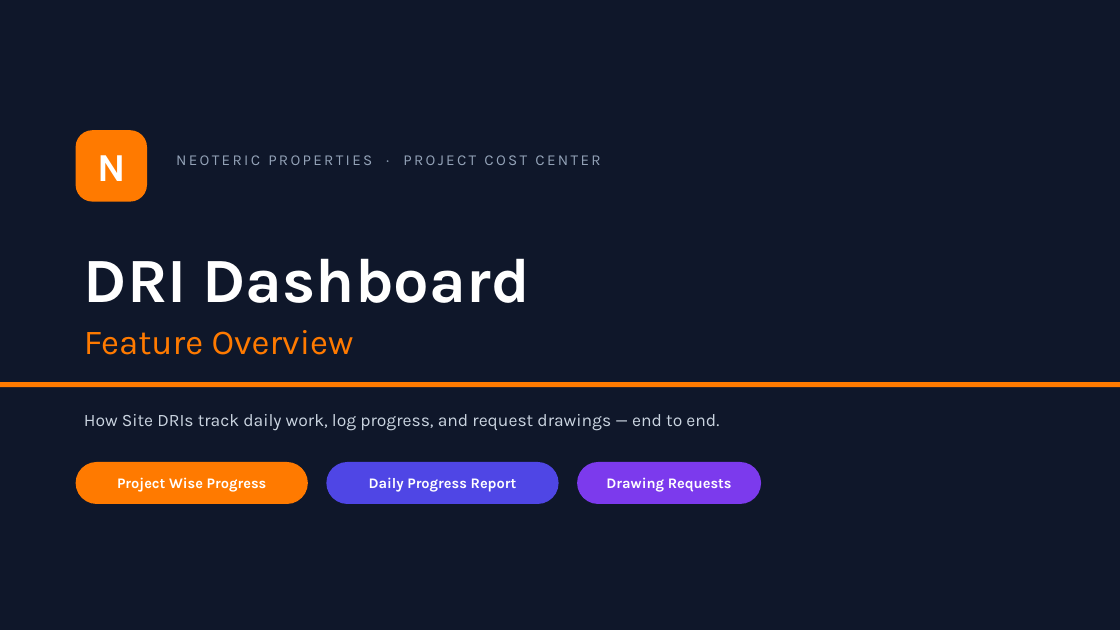
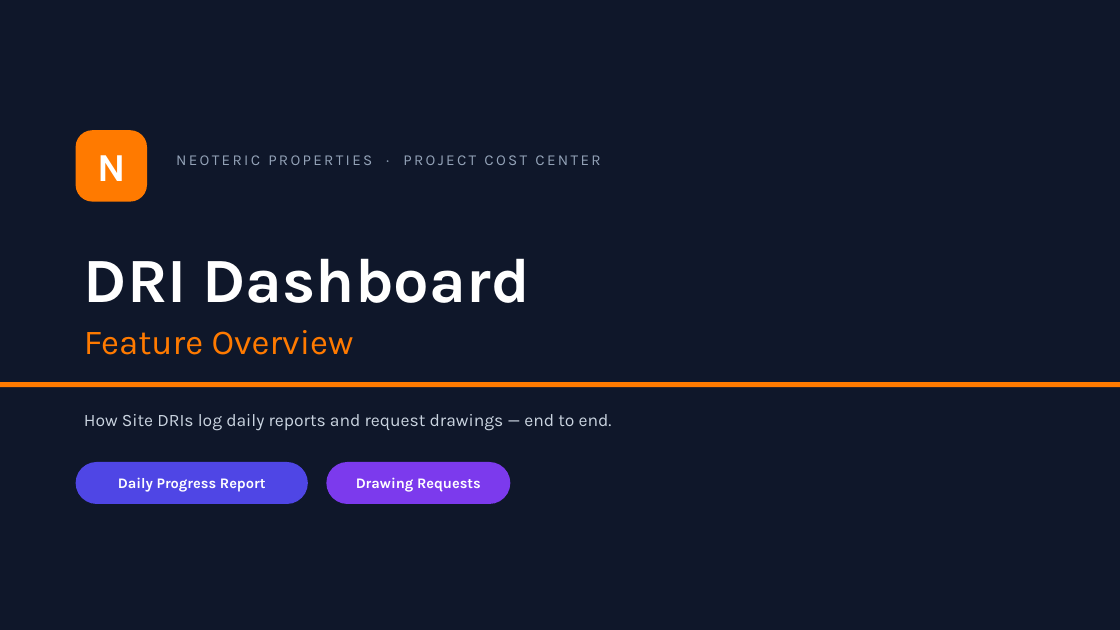
Before and after one commit to shipra-neoteric/VENDOR-BILLING-PORTAL, a slide deck: slide 1 of DRI_Dashboard_Overview.pptx. Drawn at 1120x630 pixels with LibreOffice and Linux fonts; fonts in the diff are those of the drawing. Boxes give left, top, right and bottom in pixels: in the first picture for what was removed or moved away, otherwise in the second. Text is boxed around its words. In the diff, an @@ line names an element or a change of style, - is before the commit and + after.

Commit message:
docs: remove Project Wise Progress section from DRI Dashboard Overview deck
Trims the deck to the two features still being covered (Daily Progress
Report, Drawing Requests), renumbering both sections and the closing
slide accordingly.

```diff
--- a/DRI_Dashboard_Overview.pptx
+++ b/DRI_Dashboard_Overview.pptx
@@ text at (x1=84, y1=414, x2=612, y2=431): text changed @@
-How Site DRIs track daily work, log progress, and request drawings — end to end.
+How Site DRIs log daily reports and request drawings — end to end.
@@ rounded rectangle at (x1=76, y1=462, x2=308, y2=504): fill #FF7A00 to #4F46E5 @@
@@ text at (x1=118, y1=477, x2=266, y2=492): text changed @@
-Project Wise Progress
+Daily Progress Report
@@ rounded rectangle resized from (x1=326, y1=462, x2=559, y2=504) to (x1=326, y1=462, x2=510, y2=504) @@
@@ rounded rectangle at (x1=326, y1=462, x2=510, y2=504): fill #4F46E5 to #7C3AED @@
@@ text "Drawing Requests" moved from (x1=606, y1=477, x2=732, y2=492) to (x1=356, y1=477, x2=481, y2=492) @@
@@ text removed at (x1=369, y1=477, x2=517, y2=492) @@
-Daily Progress Report
@@ rounded rectangle removed at (x1=577, y1=462, x2=761, y2=504) @@
```
Also in this commit, not shown: 11 other slides changed, 2 slides removed.
